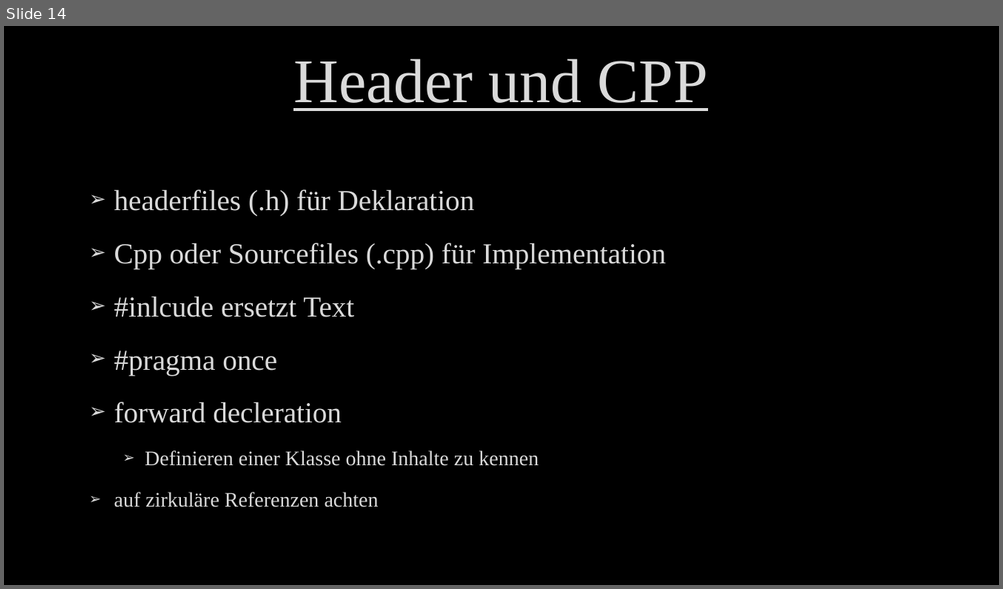
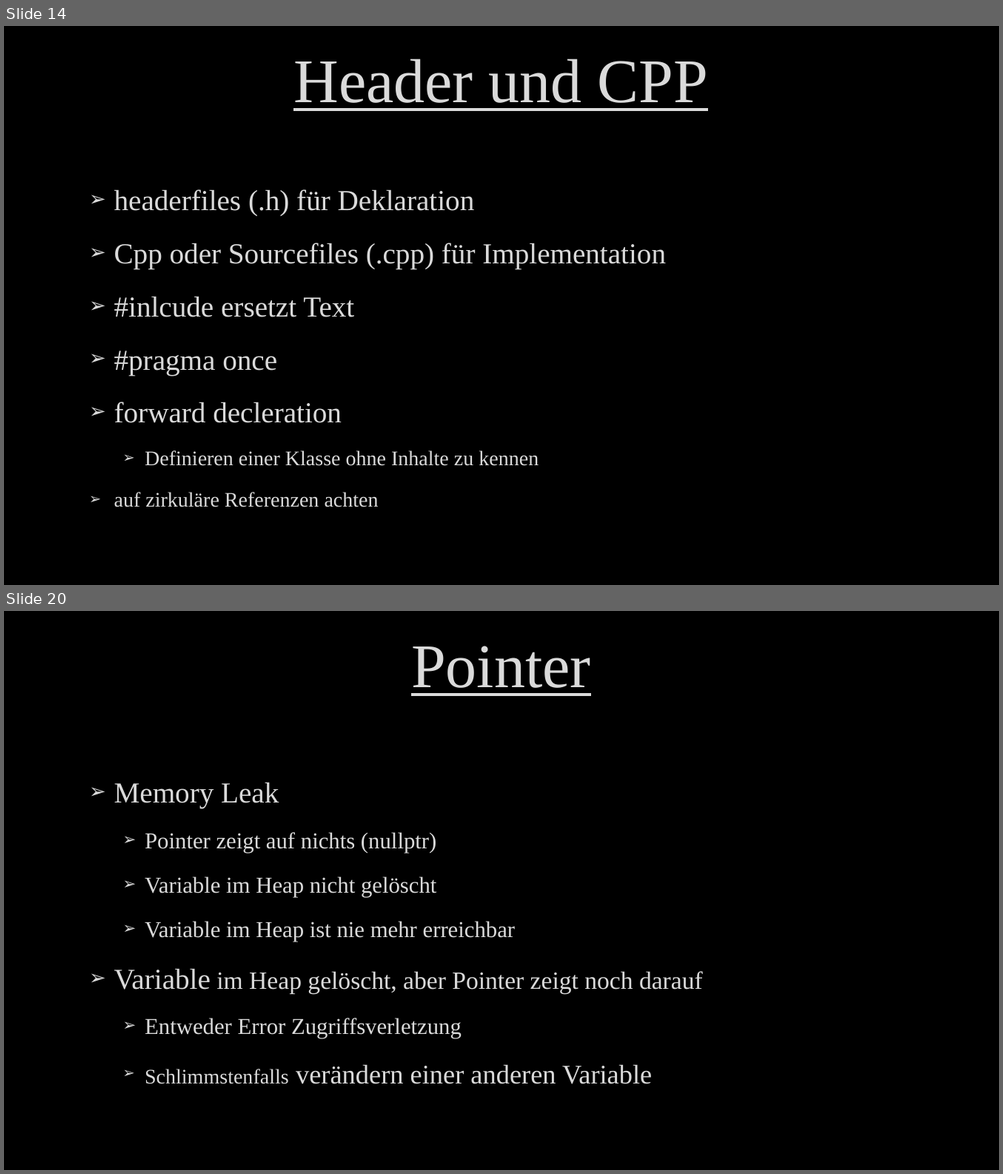
Before and after one commit to M2vH/GPA4300_0318, a slide deck: Document/Programmieren Grundlagen 2.pptx. Shown one above the other, each under a label of ours: slide 14 before the commit, slides 14 and 20 after it; the slides between them are not shown. The pictures are 1003x589 and 1003x1174 pixels, drawn with LibreOffice and Linux fonts; fonts in the diff are those of the drawing; background and template pictures are left out. Boxes give left, top, right and bottom in pixels: in the first picture for what was removed or moved away, otherwise in the second. Text is boxed around its words. In the diff, an @@ line names an element or a change of style, - is before the commit and + after.

```diff
--- a/Document/Programmieren Grundlagen 2.pptx
+++ b/Document/Programmieren Grundlagen 2.pptx
@@ slide 20 added at bbox=[4, 611, 999, 1170], background picture (left out) @@
@@ title added at bbox=[411, 646, 590, 696], 60 pt, text #DADADA, underline @@
+Pointer
@@ text added at bbox=[114, 782, 703, 1085], 22 pt, text #DADADA @@
+➢ Memory Leak
+  ➢ Pointer zeigt auf nichts (nullptr)
+  ➢ Variable im Heap nicht gelöscht
+  ➢ Variable im Heap ist nie mehr erreichbar
+➢ Variable im Heap gelöscht, aber Pointer zeigt noch darauf
+  ➢ Entweder Error Zugriffsverletzung
+  ➢ Schlimmstenfalls verändern einer anderen Variable
```
Also in this commit, not shown: 7 other slides added, 20 other files.
